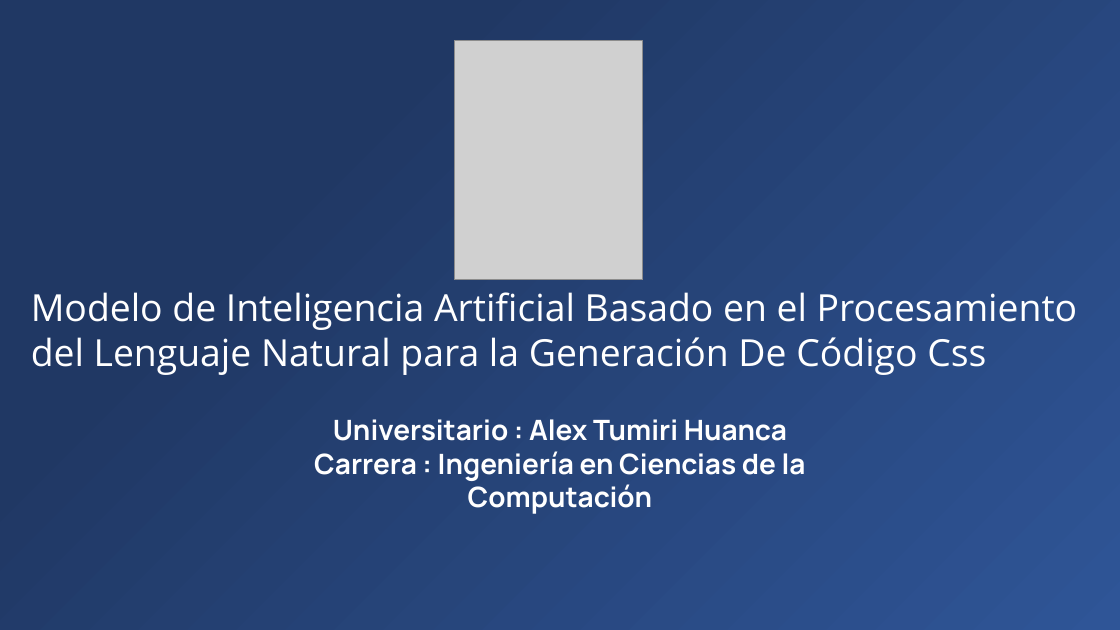
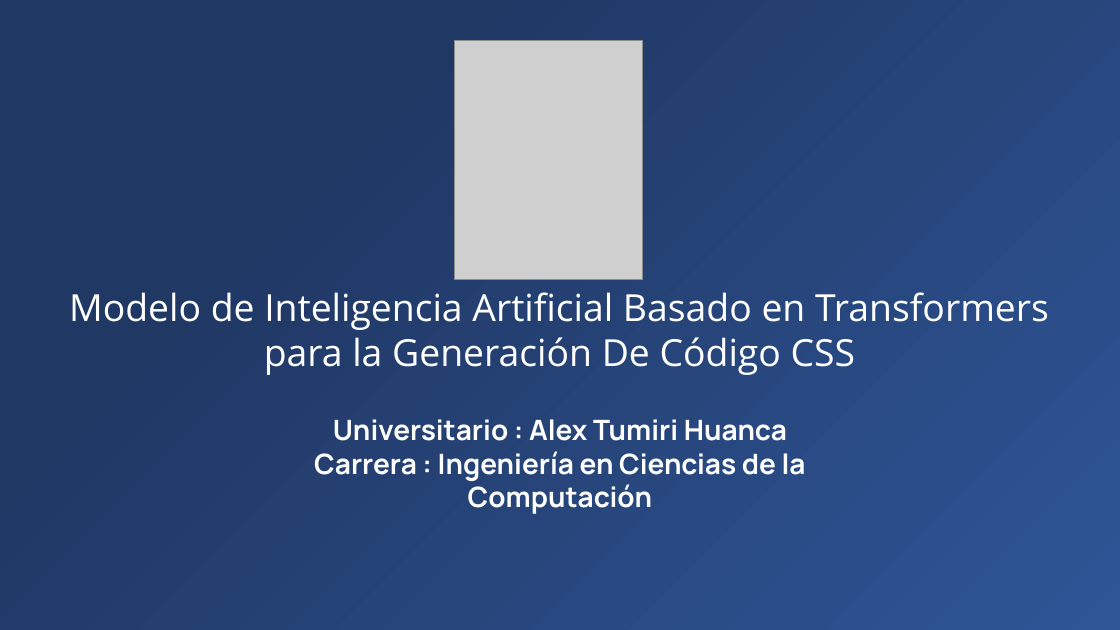
Before and after one commit to Zelechos/Generador-Css, a slide deck: slide 1 of documents/Presentación de Perfil - Modelo Generador CSS.pptx. Drawn at 1120x630 pixels with LibreOffice and Linux fonts; fonts in the diff are those of the drawing; grey boxes stand for pictures. Boxes give left, top, right and bottom in pixels: in the first picture for what was removed or moved away, otherwise in the second. Text is boxed around its words. In the diff, an @@ line names an element or a change of style, - is before the commit and + after.

```diff
--- a/documents/Presentación de Perfil - Modelo Generador CSS.pptx
+++ b/documents/Presentación de Perfil - Modelo Generador CSS.pptx
@@ text at (x1=69, y1=292, x2=1049, y2=375): text changed @@
-Modelo de Inteligencia Artificial Basado en el Procesamiento del Lenguaje Natural para la Generación De Código Css
+Modelo de Inteligencia Artificial Basado en Transformers para la Generación De Código CSS
```
Also in this commit, not shown: 16 other slides changed, 1 slide added, 7 slides removed, 1 other file.
